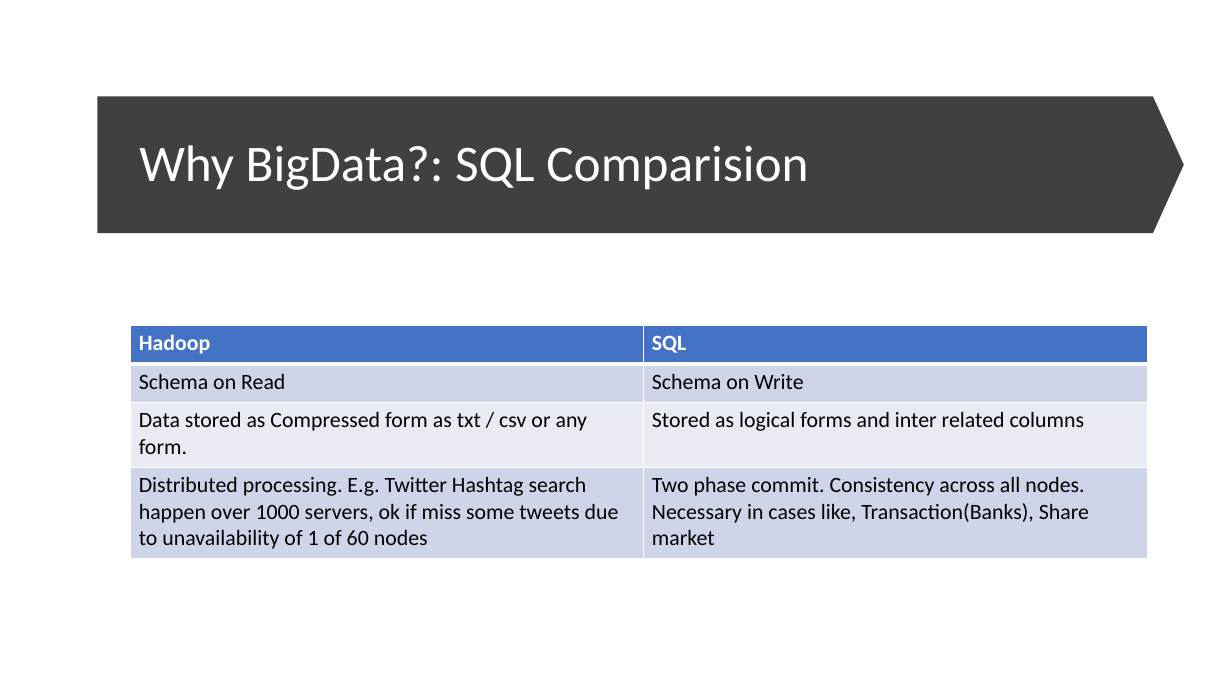
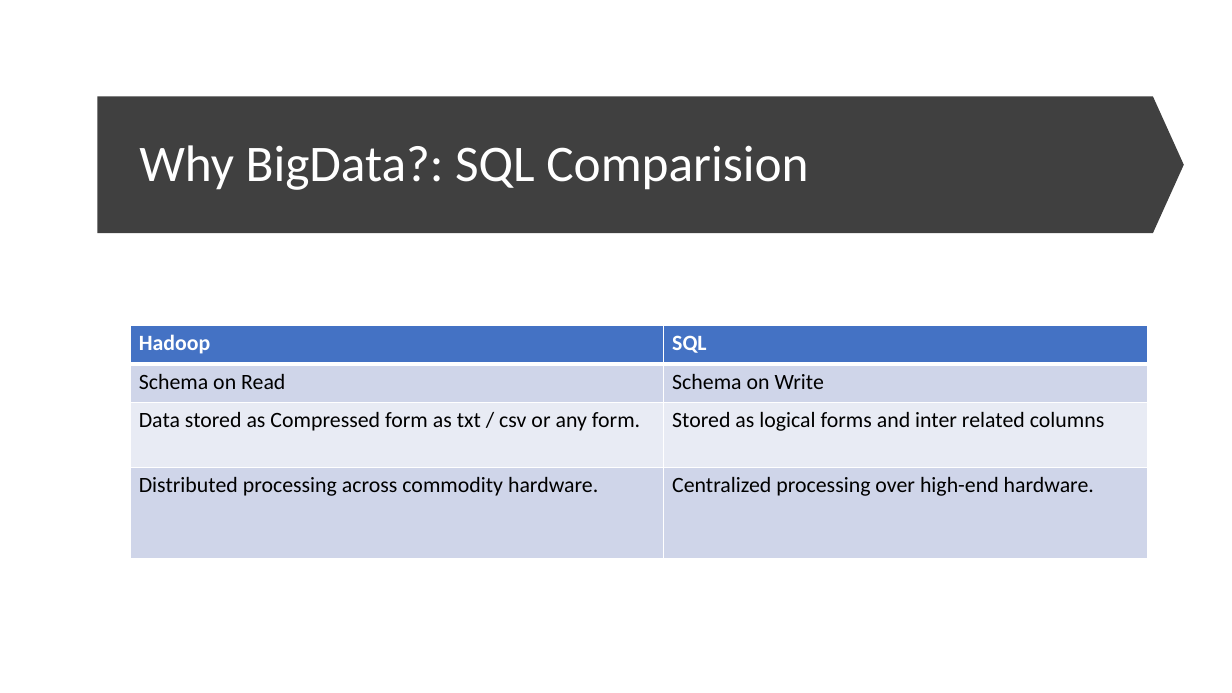
Before and after one commit to dinesarun/common, a slide deck: slide 9 of Big Data + Business Intelligence via Azure/PPT/Data science and Cloud.pptx. Drawn at 1232x693 pixels with LibreOffice and Linux fonts; fonts in the diff are those of the drawing. Boxes give left, top, right and bottom in pixels: in the first picture for what was removed or moved away, otherwise in the second. Text is boxed around its words. In the diff, an @@ line names an element or a change of style, - is before the commit and + after.

```diff
--- a/Big Data + Business Intelligence via Azure/PPT/Data science and Cloud.pptx
+++ b/Big Data + Business Intelligence via Azure/PPT/Data science and Cloud.pptx
@@ table at [130, 325, 1148, 558] @@
-row 4, column 1: Distributed processing. E.g. Twitter Hashtag search happen over 1000 servers, ok if miss some tweets due to unavailability of 1 of 60 nodes
+row 4, column 1: Distributed processing across commodity hardware.
-row 4, column 2: Two phase commit. Consistency across all nodes. Necessary in cases like, Transaction(Banks), Share market
+row 4, column 2: Centralized processing over high-end hardware.
```
Also in this commit, not shown: 1 other slide changed, 1 slide added, 1 slide removed, 8 other files.
